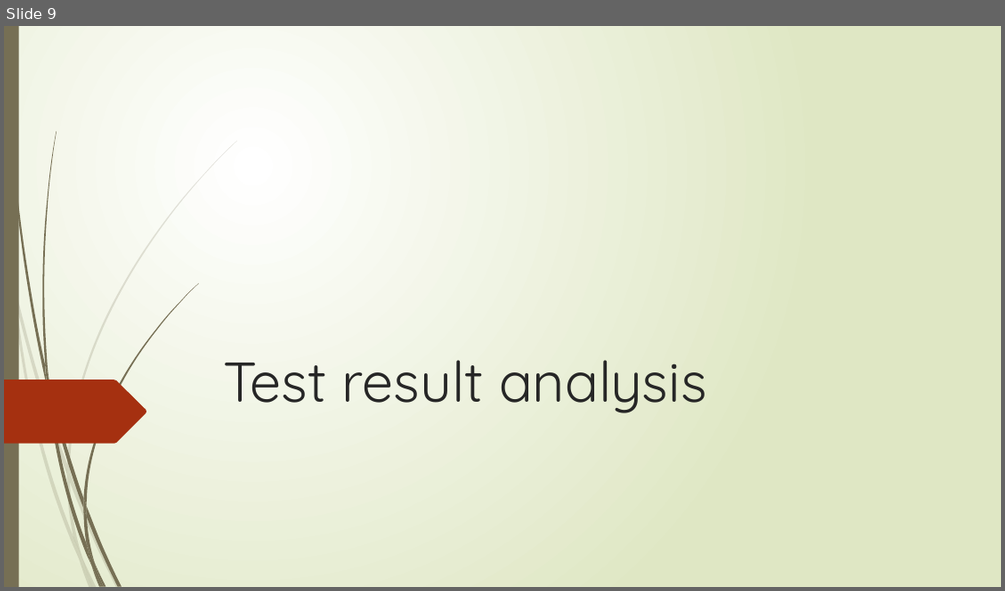
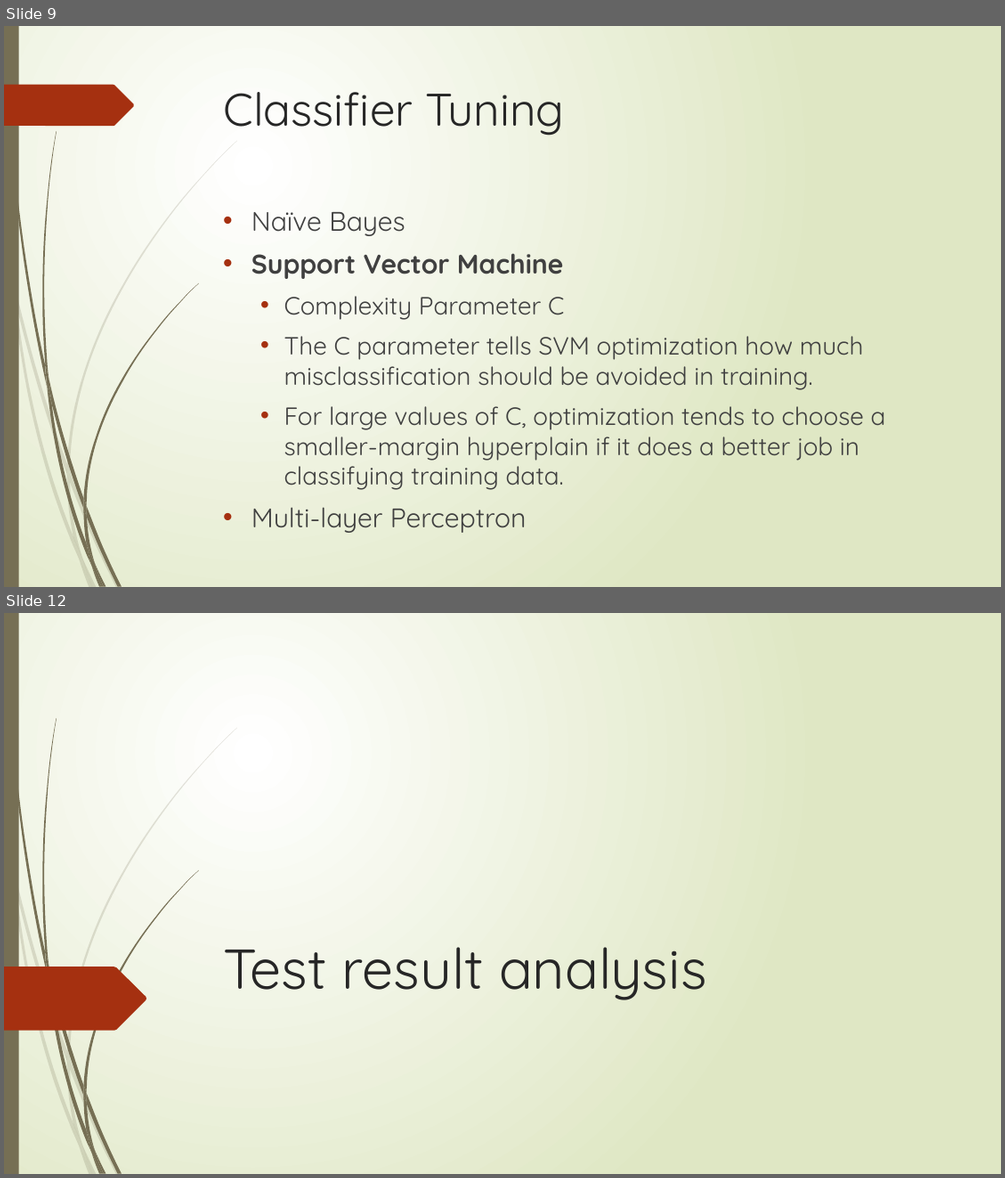
Before and after one commit to XiaokuanOSU/AI2report, a slide deck: PPTGroup10.pptx. Shown one above the other, each under a label of ours: slide 9 before the commit, slides 9 and 12 after it; the slides between them are not shown. The pictures are 1005x591 and 1005x1178 pixels, drawn with LibreOffice and Linux fonts; fonts in the diff are those of the drawing. Boxes give left, top, right and bottom in pixels: in the first picture for what was removed or moved away, otherwise in the second. Text is boxed around its words. In the diff, an @@ line names an element or a change of style, - is before the commit and + after.

```diff
--- a/PPTGroup10.pptx
+++ b/PPTGroup10.pptx
@@ slide 9 added at (4,26,1001,587), background gradient #FFFFFF to #DFE8C4; not listed: 23 template elements that a slide beside it also shows @@
@@ freeform shape added at (4,85,134,126), fill #A53010 @@
@@ title added at (224,92,564,135), 44 pt, text #262626 @@
+Classifier Tuning
@@ text added at (251,212,886,490), 24.1 pt, text #404040 @@
+• Naïve Bayes
+• Support Vector Machine
+  • Complexity Parameter C
+  • The C parameter tells SVM optimization how much misclassification should be avoided in training.
+  • For large values of C, optimization tends to choose a smaller-margin hyperplain if it does a better job in classifying training data.
+• Multi-layer Perceptron
@@ what was slide 9 is now slide 12 @@
```
Also in this commit, not shown: 3 slides changed, 2 other slides added.
